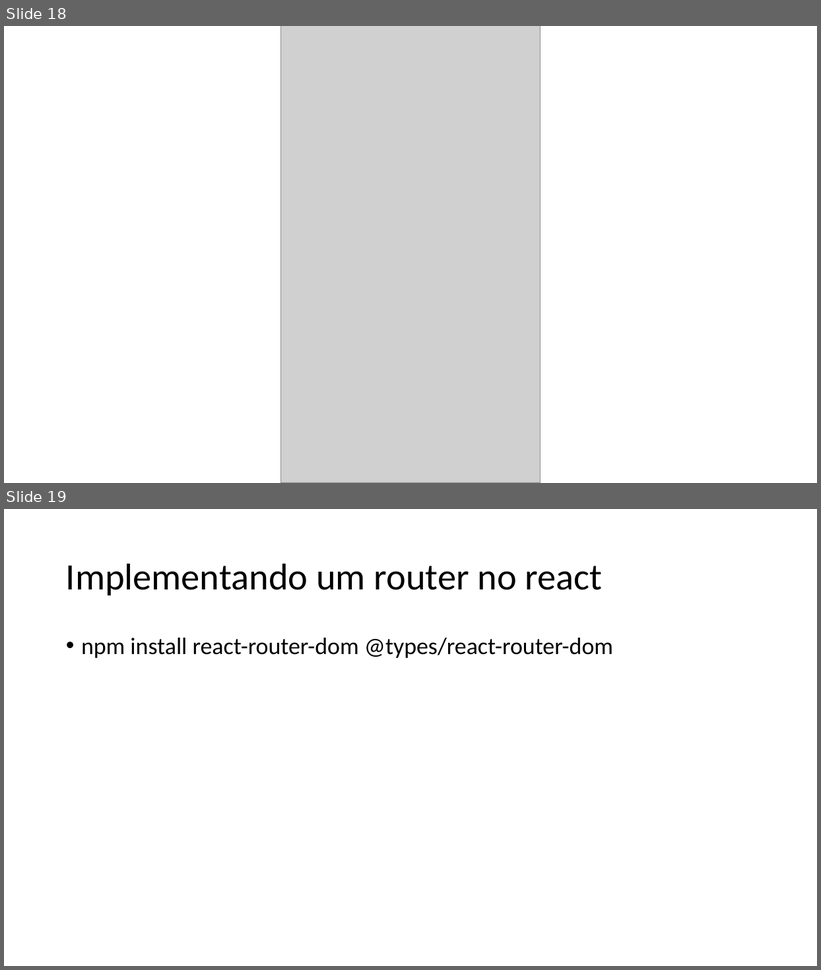
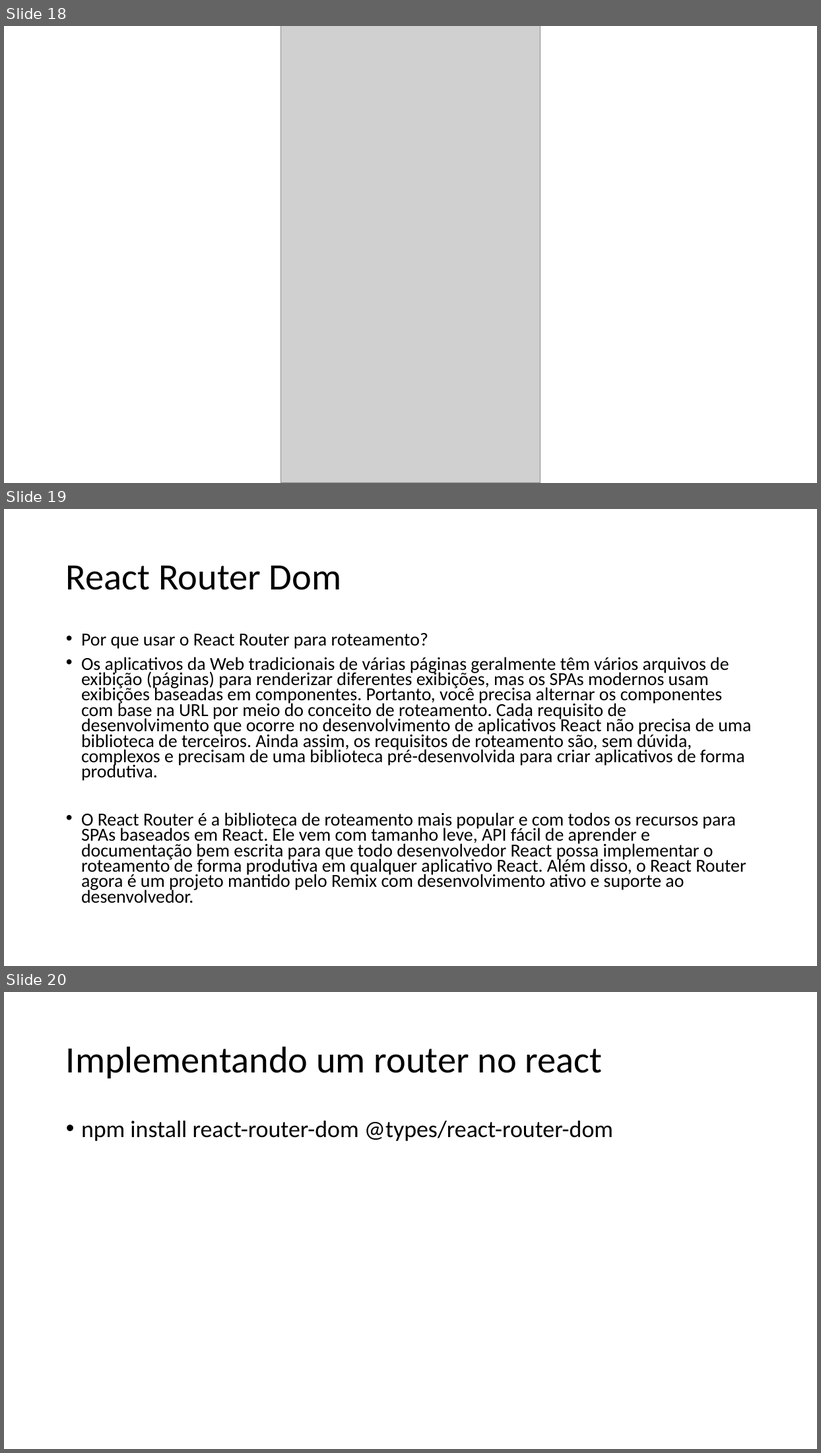
Before and after one commit to qmclouca/Prova-SENAC, a slide deck: prova-SENAC/Prova SENAC.pptx. Shown one above the other, each under a label of ours: slides 18 and 19 before the commit, slides 18, 19 and 20 after it. The pictures are 821x970 and 821x1453 pixels, drawn with LibreOffice and Linux fonts; fonts in the diff are those of the drawing; grey boxes stand for pictures. Boxes give left, top, right and bottom in pixels: in the first picture for what was removed or moved away, otherwise in the second. Text is boxed around its words. In the diff, an @@ line names an element or a change of style, - is before the commit and + after.

Commit message:
Exemplo criando um router v6

```diff
--- a/prova-SENAC/Prova SENAC.pptx
+++ b/prova-SENAC/Prova SENAC.pptx
@@ slide 19 added at [4, 509, 817, 966], background #FFFFFF @@
@@ title added at [66, 565, 342, 590], 44 pt, text #000000 @@
+React Router Dom
@@ text added at [81, 633, 751, 904], 21.7 pt, text #000000 @@
+• Por que usar o React Router para roteamento?
+• Os aplicativos da Web tradicionais de várias páginas geralmente têm vários arquivos de exibição (páginas) para renderizar diferentes exibições, mas os SPAs modernos usam exibições baseadas em componentes. Portanto, você precisa alternar os componentes com base na URL por meio do conceito de roteamento. Cada requisito de desenvolvimento que ocorre no desenvolvimento de aplicativos React não precisa de uma biblioteca de terceiros. Ainda assim, os requisitos de roteamento são, sem dúvida, complexos e precisam de uma biblioteca pré-desenvolvida para criar aplicativos de forma produtiva.
+• O React Router é a biblioteca de roteamento mais popular e com todos os recursos para SPAs baseados em React. Ele vem com tamanho leve, API fácil de aprender e documentação bem escrita para que todo desenvolvedor React possa implementar o roteamento de forma produtiva em qualquer aplicativo React. Além disso, o React Router agora é um projeto mantido pelo Remix com desenvolvimento ativo e suporte ao desenvolvedor.
@@ what was slide 19 is now slide 20 @@
```
Also in this commit, not shown: 21 other files.
